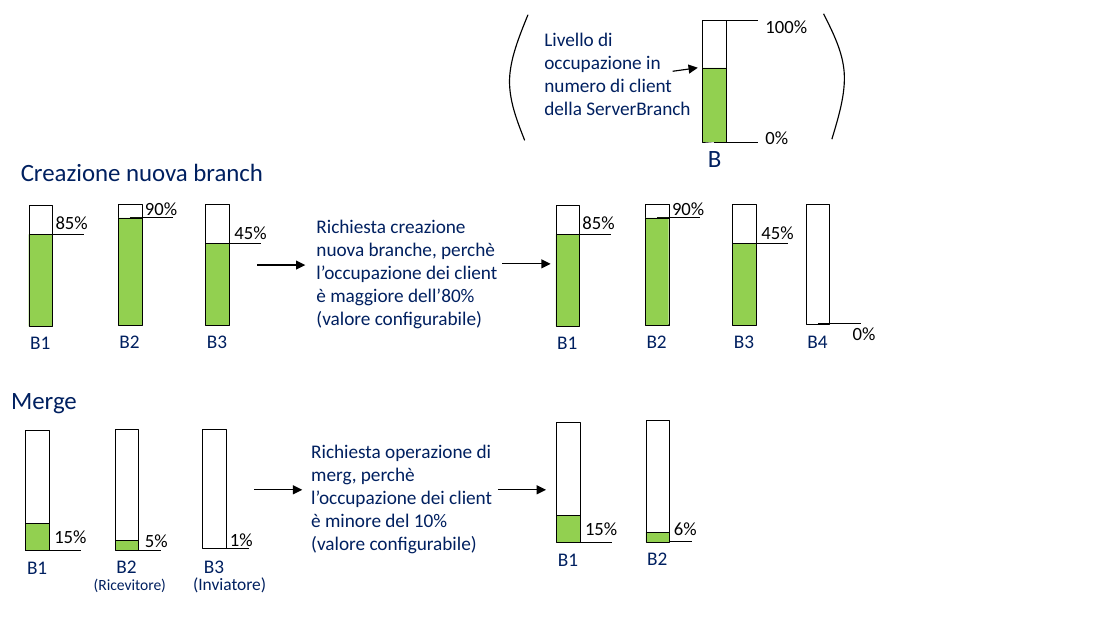
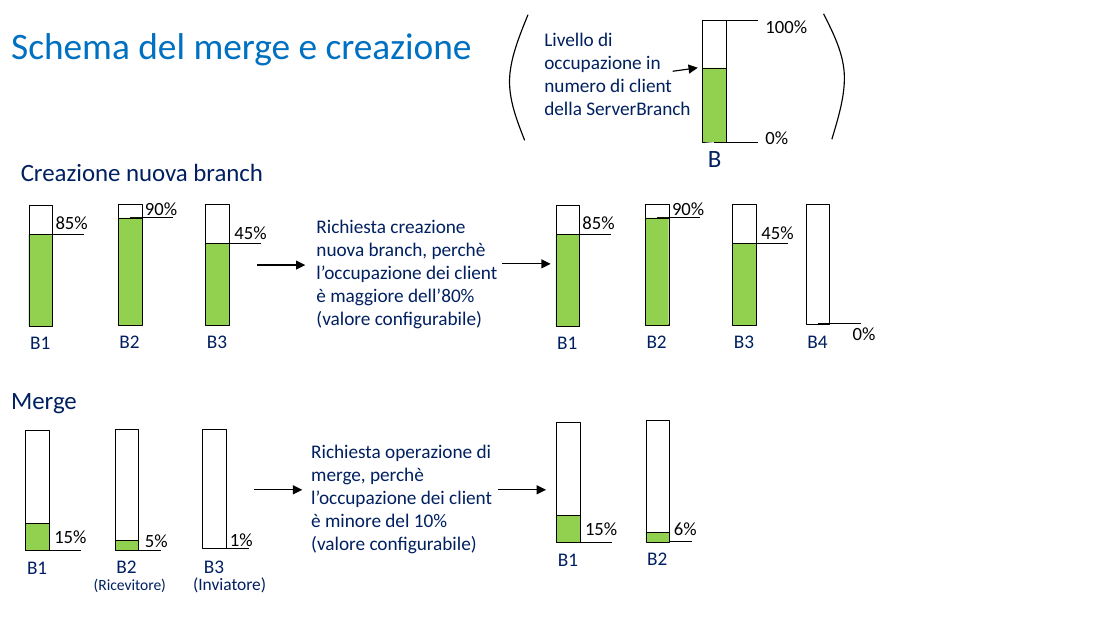
Before and after one commit to UltraLe/ServerWeb, a slide deck: slide 8 of RelazioneIIW.pptx. Drawn at 1120x630 pixels with LibreOffice and Linux fonts; fonts in the diff are those of the drawing; background and template pictures are left out. Boxes give left, top, right and bottom in pixels: in the first picture for what was removed or moved away, otherwise in the second. Text is boxed around its words. In the diff, an @@ line names an element or a change of style, - is before the commit and + after.

```diff
--- a/RelazioneIIW.pptx
+++ b/RelazioneIIW.pptx
@@ title added at bbox=[11, 33, 472, 66], 24 pt, text #0070C0 @@
+Schema del merge e creazione
@@ text at bbox=[316, 219, 497, 329]: text changed @@
-Richiesta creazione nuova branche, perchè l’occupazione dei client è maggiore dell’80% (valore configurabile)
+Richiesta creazione nuova branch, perchè l’occupazione dei client è maggiore dell’80% (valore configurabile)
@@ text at bbox=[311, 444, 492, 554]: text changed @@
-Richiesta operazione di merg, perchè l’occupazione dei client è minore del 10% (valore configurabile)
+Richiesta operazione di merge, perchè l’occupazione dei client è minore del 10% (valore configurabile)
```
Also in this commit, not shown: 12 other slides changed.
